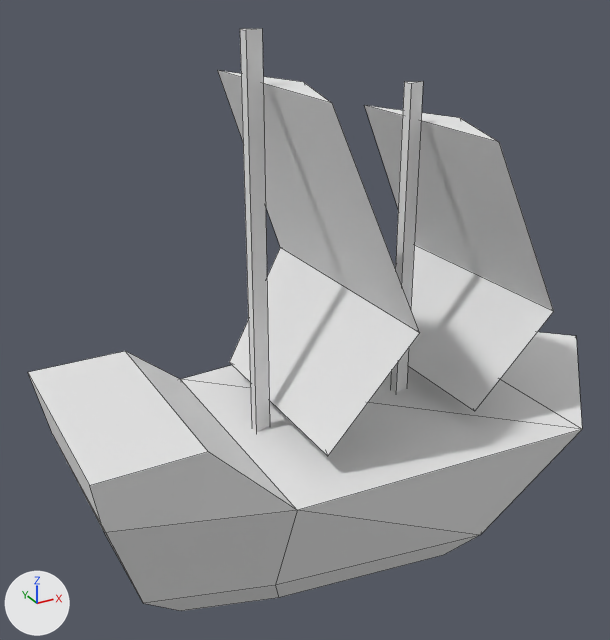
Before and after pictures for a commit that changed the OBJ model models/pirate-ship-fat.obj.
One viewpoint serves both versions: a camera (50 mm lens) standing at (-2.61, -3.63, 2.89) and looking at (-0.55, 0.12, 1.02). Lighting does not change. The marker at lower left points along +X, +Y and +Z. Mesh edges are drawn as thin lines. Where no turn or scale is listed for an object, it has been applied to the vertices.

Objects in the first picture: 'Hull', 'Mast0', 'Mast1', 'Sail0', 'Sail1'.
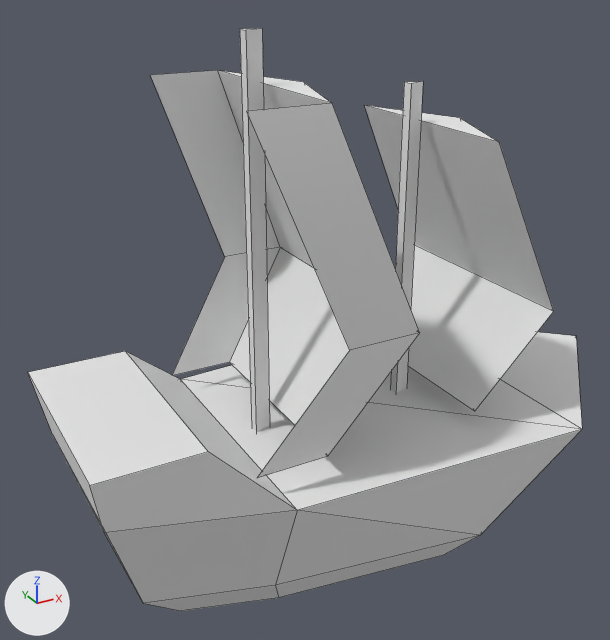
The newer file is also rescaled (x29.96), turned or shifted as a whole; pictures and numbers use the older file's frame.

Where the change shows, as pixel boxes [x1, y1, x2, y2] in the pictures (610 x 640 px):
```json
{"object": "Sail0", "change": "reshaped", "before": [218, 70, 420, 456], "after": [151, 70, 420, 478], "on screen": "33% wider"}
{"part": 1, "of": "me_sail0", "change": "added", "after": [151, 70, 280, 376]}
{"part": 2, "of": "me_sail0", "change": "added", "after": [247, 103, 420, 478]}
```

Scene script edits in JSON lines:
```json
{"block": "me_sail0", "where": "me_sail0.from_pydata(...)  # 9 vertices, 8 faces; spans x -0.82..-0.21, y -0.71..0.71, z 0.62..2.31"}
{"block": "me_sail0", "where": "# used by ob_sail0; location = (0.0, 0.0, 0.0)"}
{"block": "me_sail0", "where": "# verts and faces of me_sail0; kept vertices keep their numbers, new ones are numbered from 9"}
{"block": "me_sail0", "where": "# before: 3 (-0.4, 0.71, 1.24) at pixel (280, 247), 5 (-0.82, 0.59, 0.62) at pixel (229, 362), 8 (-0.82, 0.59, 2.31) at pixel (217, 70)"}
{"block": "me_sail0", "where": "# before: 4 (-0.4, -0.71, 1.24) at pixel (419, 332), 6 (-0.82, -0.59, 0.62) at pixel (327, 456), 7 (-0.82, -0.59, 2.31) at pixel (332, 103)"}
{"block": "me_sail0", "change": "me_sail0 part 1"}
{"op": "add", "block": "me_sail0", "code": "for new, old in zip([12, 13, 14], [3, 5, 8]): verts[new] = verts[old] + (-0.36, 0.0, 0.0)"}
{"op": "add", "block": "me_sail0", "code": "faces += [(3, 12, 14, 8), (3, 5, 13, 12)]"}
{"block": "me_sail0", "change": "me_sail0 part 2"}
{"op": "add", "block": "me_sail0", "code": "for new, old in zip([9, 10, 11], [4, 6, 7]): verts[new] = verts[old] + (-0.38, 0.0, 0.0)"}
{"op": "add", "block": "me_sail0", "code": "faces += [(4, 7, 11, 9), (4, 9, 10, 6)]"}
```
